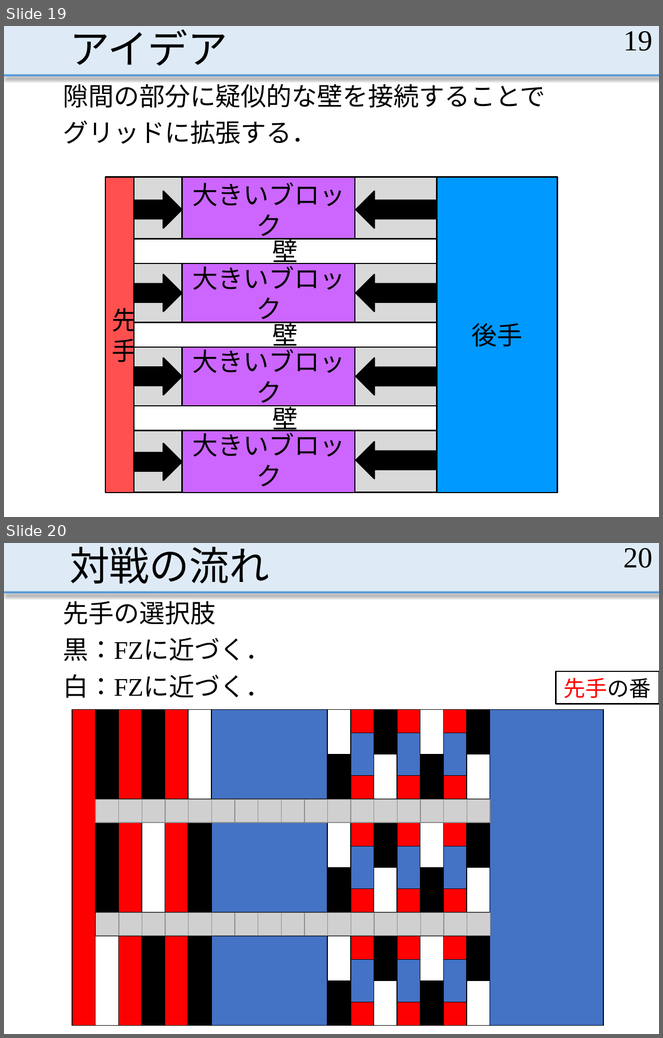
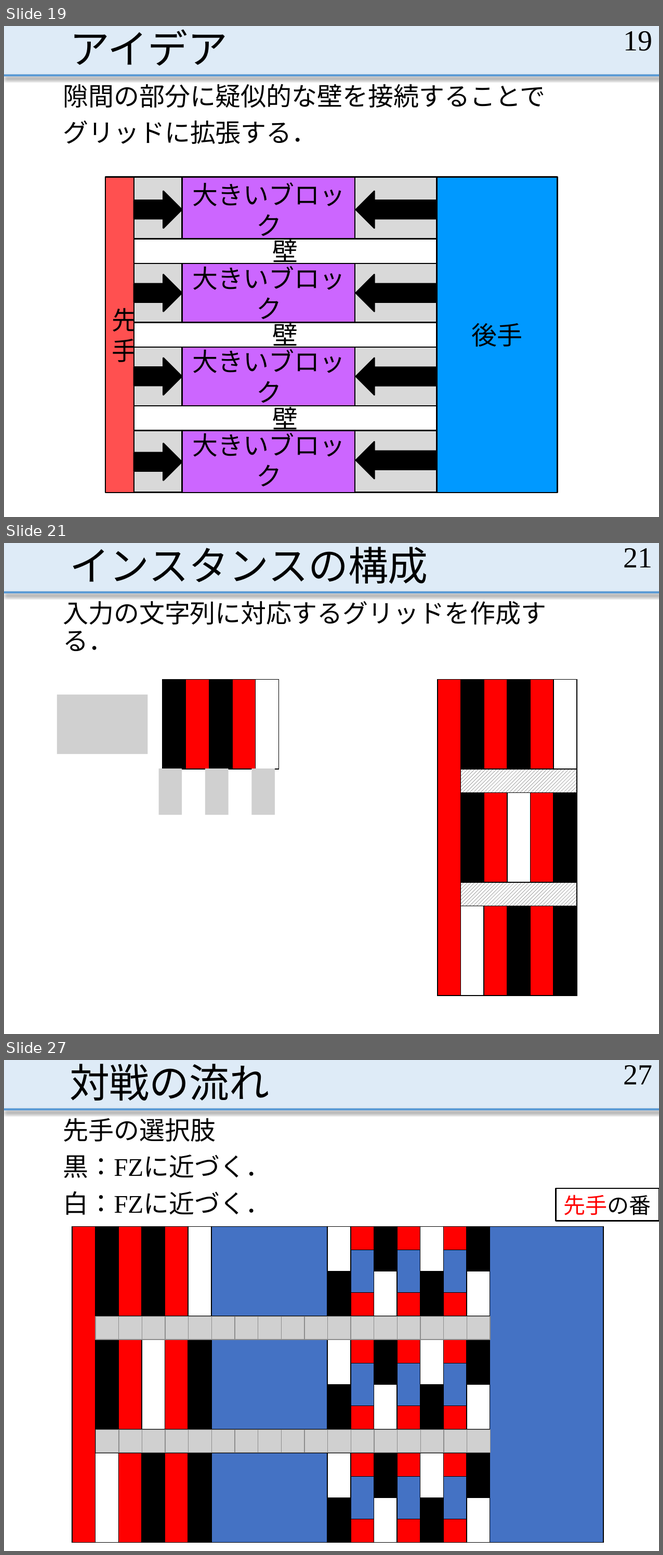
Before and after one commit to MasayaOda/SR, a slide deck: 190513oda.pptx. Shown one above the other, each under a label of ours: slides 19 and 20 before the commit, slides 19, 21 and 27 after it; the slides between them are not shown. The pictures are 663x1038 and 663x1555 pixels, drawn with LibreOffice and Linux fonts; fonts in the diff are those of the drawing; grey boxes stand for pictures. Boxes give left, top, right and bottom in pixels: in the first picture for what was removed or moved away, otherwise in the second. Text is boxed around its words. In the diff, an @@ line names an element or a change of style, - is before the commit and + after.

```diff
--- a/190513oda.pptx
+++ b/190513oda.pptx
@@ slide 21 added at [4, 543, 659, 1034], background #FFFFFF; not listed: 2 template elements that a slide beside it also shows @@
@@ title added at [70, 547, 428, 584], 44 pt, text #000000 @@
+インスタンスの構成
@@ page number added at [623, 548, 652, 567], 32 pt, text #000000 @@
+21
@@ text added at [63, 597, 546, 625], 28 pt, text #000000 @@
+入力の文字列に対応するグリッドを作成する．
@@ table added at [163, 679, 277, 769], 1 rows, 5 columns @@
+ |  |  |  | 
@@ table added at [438, 679, 575, 996], 5 rows, 6 columns @@
+ |  |  |  |  | 
+ |  |  |  |  | 
+ |  |  |  |  | 
+ |  |  |  |  | 
+ |  |  |  |  | 
@@ picture added at [57, 694, 148, 754] @@
@@ picture added at [158, 768, 181, 815] @@
@@ picture added at [205, 768, 228, 815] @@
@@ picture added at [252, 768, 274, 815] @@
@@ what was slide 20 is now slide 27 @@
@@ page number at [623, 1065, 652, 1084]: text changed @@
-20
+27
```
Also in this commit, not shown: 3 slides changed, 6 other slides added.
